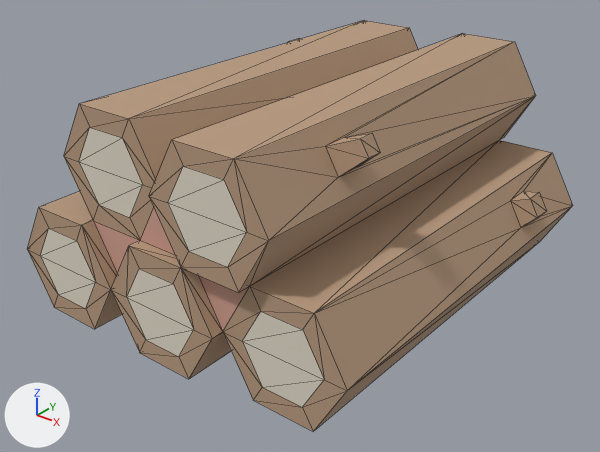
The glTF model example_game/world/props/woodpile-large.prop/model.glb, before and after one commit.
Before and after are seen from a 50 mm lens placed at (1.9, -2.48, 1.69), pointed at (0.01, -0.11, 0.23). Every picture has the same lights, and +X, +Y and +Z are marked at lower left. The older version comes first. Mesh edges are drawn as thin lines. Vertices at exactly the same position are counted once.

The first picture shows 'model'.
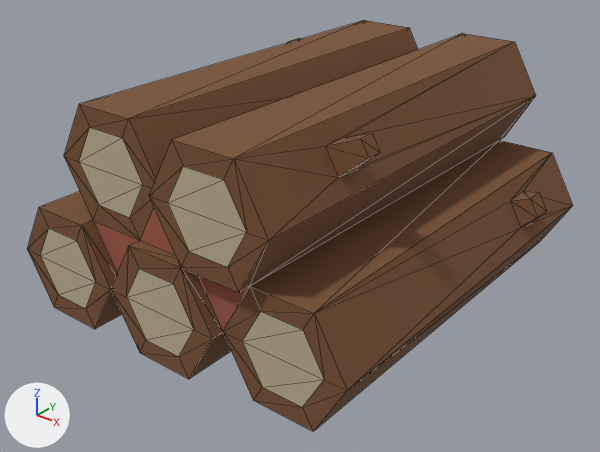
The change in detail:
me_model has 152 vertices, 308 faces and spans x -0.79..0.79, y -0.89..0.89, z -0.02..0.85.
me_model is used by ob_model.
me_model part 1: 268 faces centred in x -0.78..0.78, y -0.89..0.89, z -0.02..0.85 are repainted in the vertex colours; the middle colour goes from beige #b89a7f to brown #7a5335.
me_model part 2: 40 faces centred in x -0.54..0.57, y -0.89..0.89, z 0.1..0.72 are repainted in the vertex colours; the middle colour goes from pale yellow #dfd8c7 to beige #bdaf92.

Pixel boxes (x1, y1, x2, y2) of what changed, in the pictures (600 x 452 px):
part 1 of me_model, recoloured (beige to brown): (27, 20, 573, 431) in both
part 2 of me_model, recoloured (pale yellow to beige): (40, 128, 324, 407) in both
